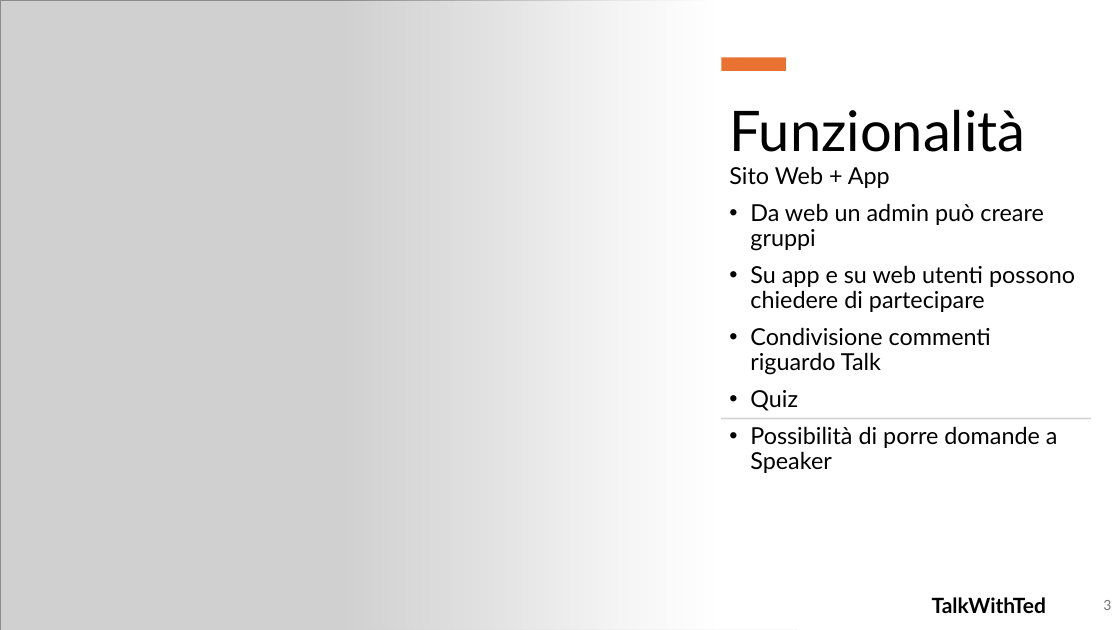
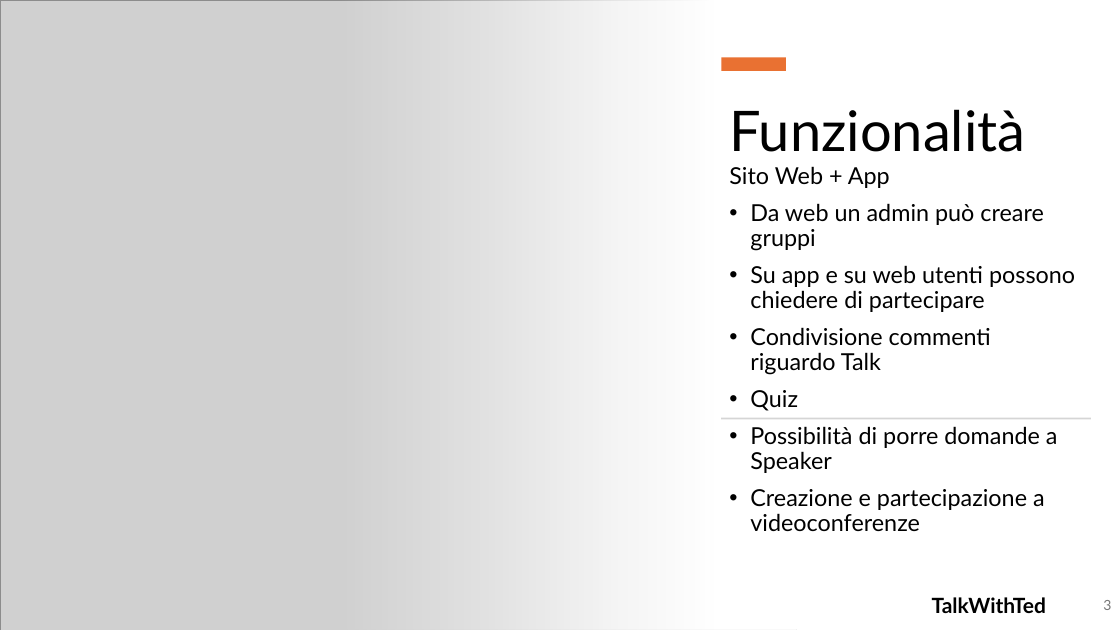
Before and after one commit to zakria-mehmood/unibg_cloud_e_mobile_2024, a slide deck: slide 3 of Progetto/Presentazioni/TalkWithTed.pptm. Drawn at 1120x630 pixels with LibreOffice and Linux fonts; fonts in the diff are those of the drawing; grey boxes stand for pictures. Boxes give left, top, right and bottom in pixels: in the first picture for what was removed or moved away, otherwise in the second. Text is boxed around its words. In the diff, an @@ line names an element or a change of style, - is before the commit and + after.

```diff
--- a/Progetto/Presentazioni/TalkWithTed.pptm
+++ b/Progetto/Presentazioni/TalkWithTed.pptm
@@ text at (x1=750, y1=489, x2=1045, y2=531): paragraph added @@
+• Creazione e partecipazione a videoconferenze
```
Also in this commit, not shown: 1 other slide changed, 6 other files.
